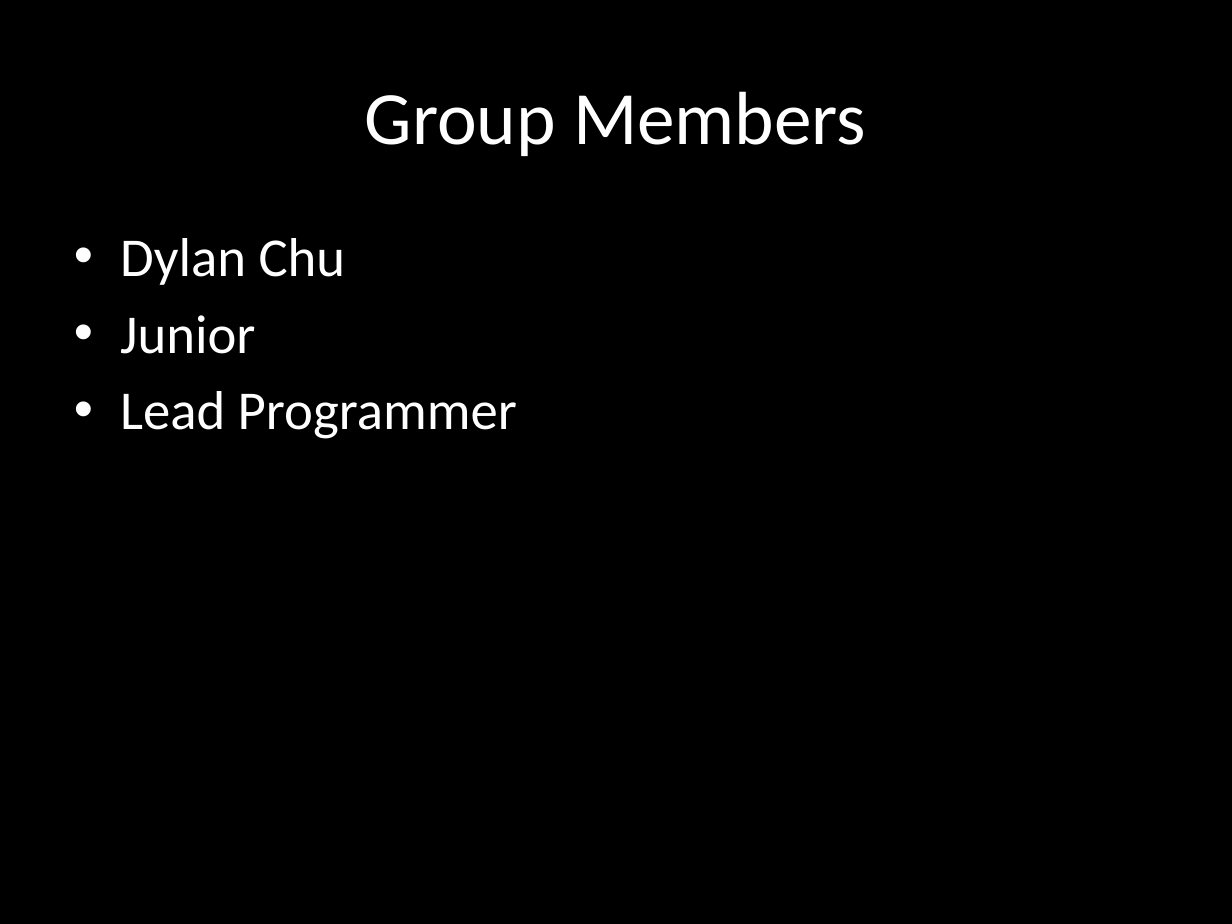
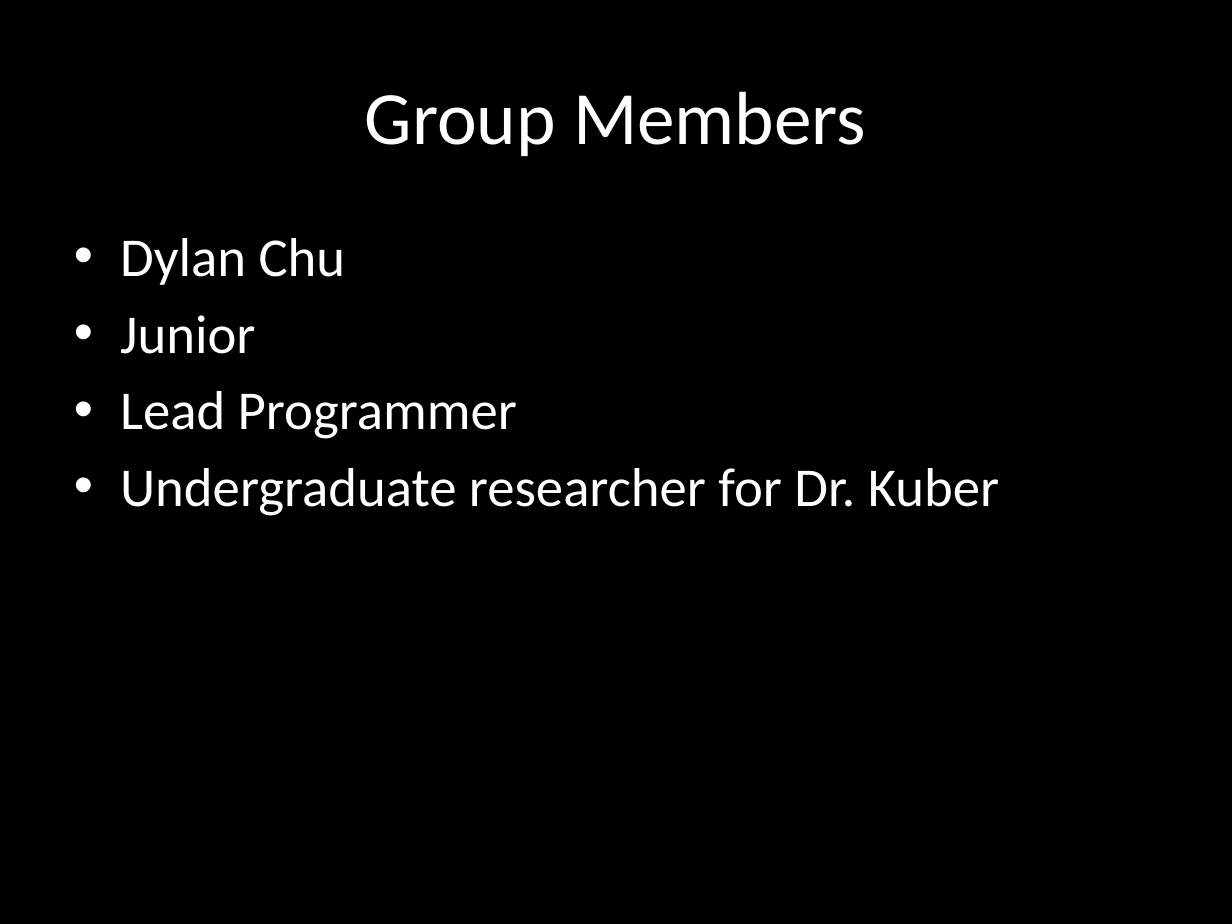
Before and after one commit to Deuro/Schedule-UMBC-DC-YW, a slide deck: slide 2 of Presentate.pptx. Drawn at 1232x924 pixels with LibreOffice and Linux fonts; fonts in the diff are those of the drawing. Boxes give left, top, right and bottom in pixels: in the first picture for what was removed or moved away, otherwise in the second. Text is boxed around its words. In the diff, an @@ line names an element or a change of style, - is before the commit and + after.

```diff
--- a/Presentate.pptx
+++ b/Presentate.pptx
@@ text at bbox=[120, 468, 999, 516]: paragraph added @@
+• Undergraduate researcher for Dr. Kuber
```
Also in this commit, not shown: 8 other slides changed, 1 slide added, 1 other file.
